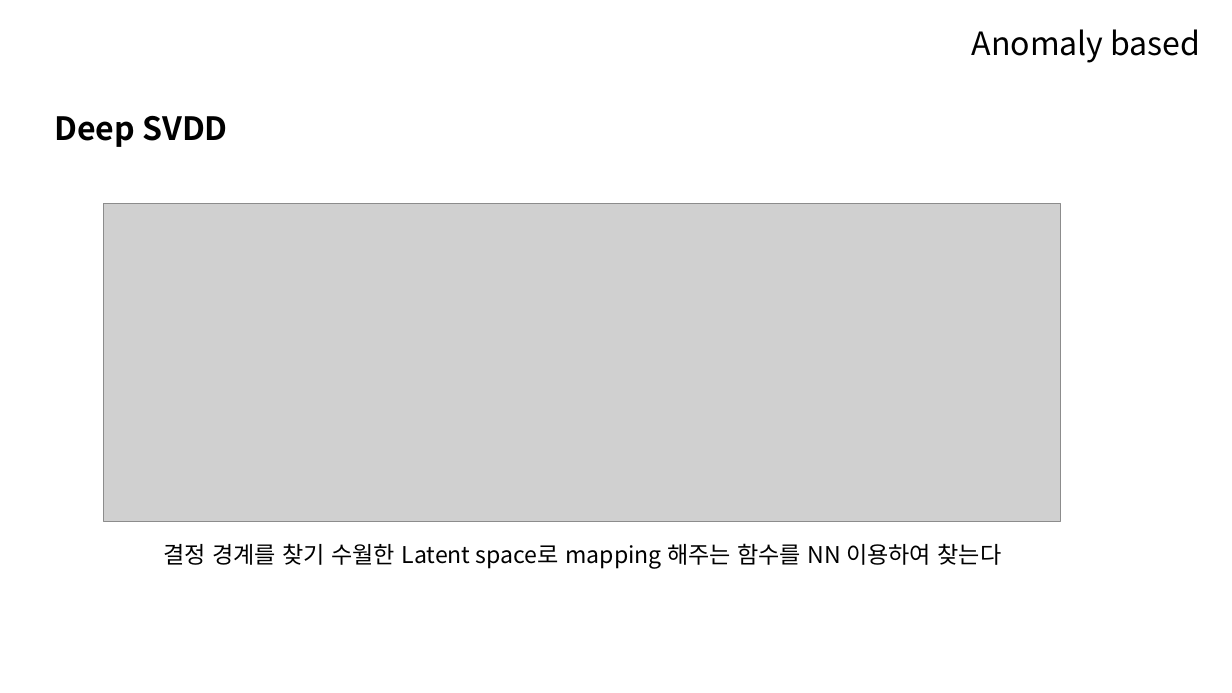
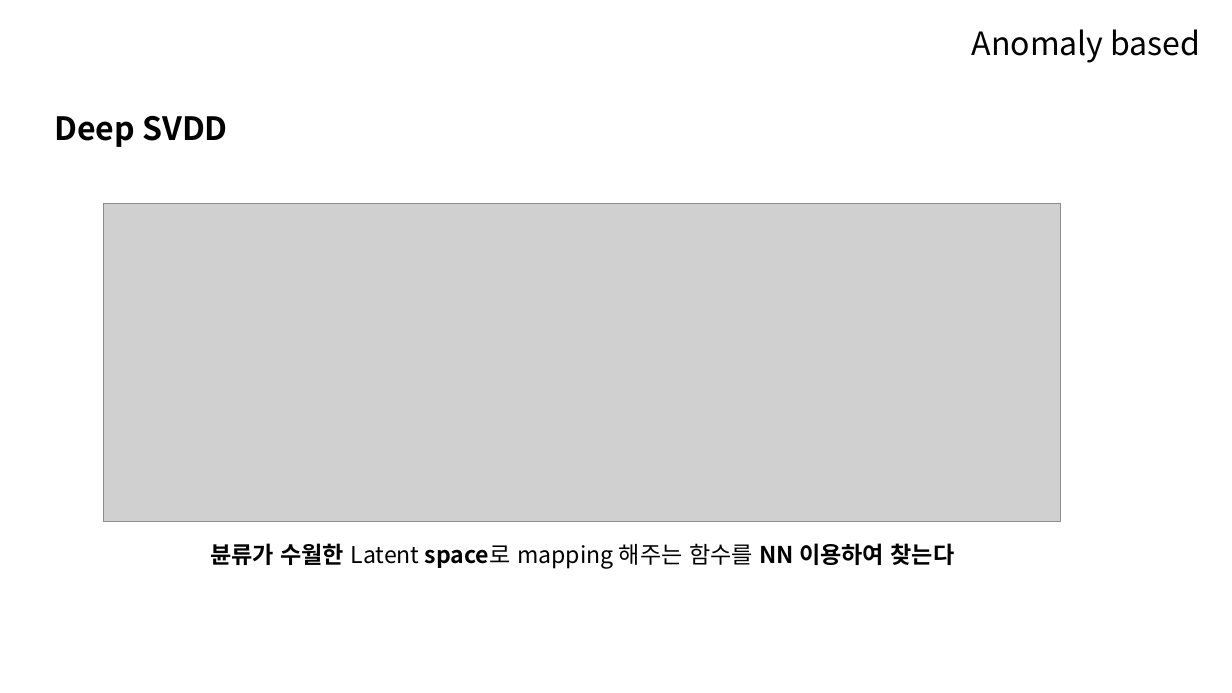
Before and after one commit to 100jy/anomaly-research, a slide deck: slide 22 of fraud_detection.pptx. Drawn at 1232x693 pixels with LibreOffice and Linux fonts; fonts in the diff are those of the drawing; grey boxes stand for pictures. Boxes give left, top, right and bottom in pixels: in the first picture for what was removed or moved away, otherwise in the second. Text is boxed around its words. In the diff, an @@ line names an element or a change of style, - is before the commit and + after.

```diff
--- a/fraud_detection.pptx
+++ b/fraud_detection.pptx
@@ text at box(210, 543, 955, 568): text changed; bold on @@
-결정 경계를 찾기 수월한 Latent space로 mapping 해주는 함수를 NN 이용하여 찾는다
+뷴류가 수월한 Latent space로 mapping 해주는 함수를 NN 이용하여 찾는다
```
Also in this commit, not shown: 13 other slides changed.
